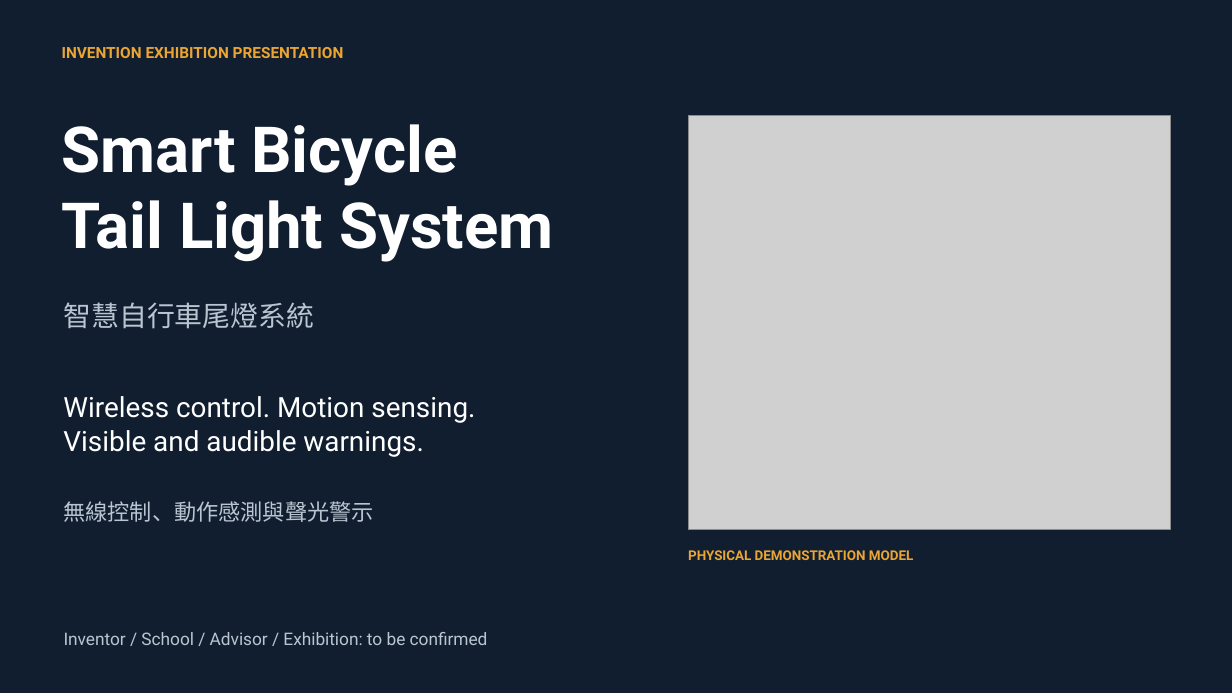
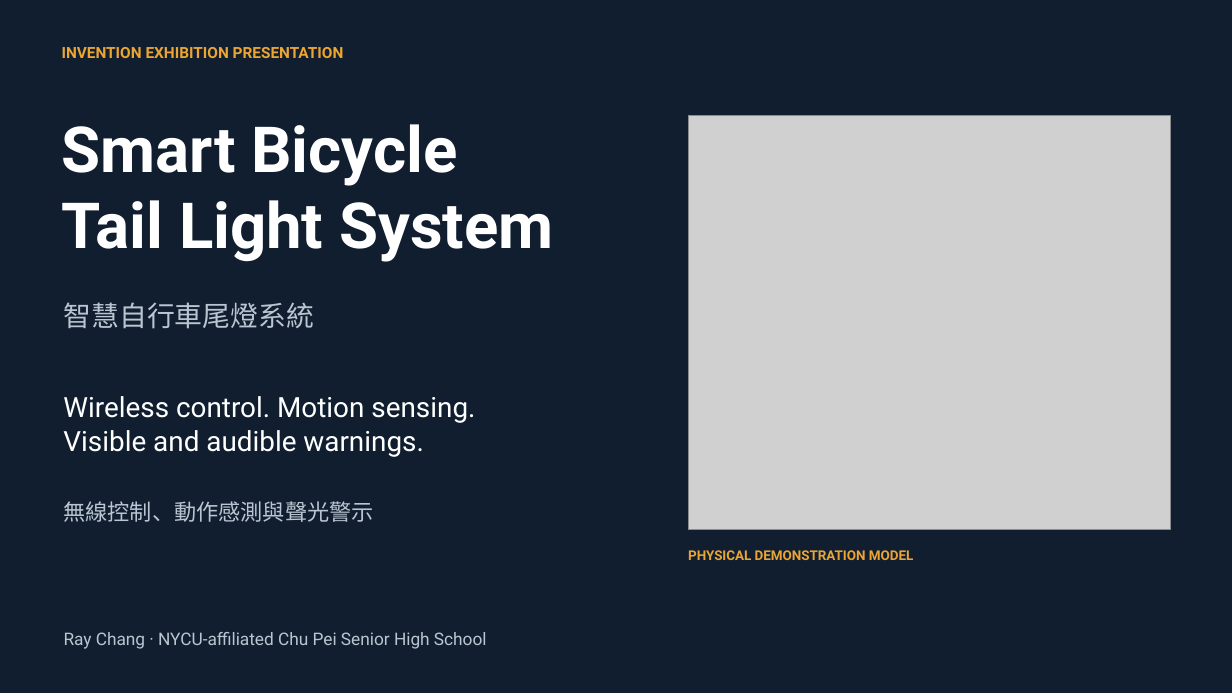
Before and after one commit to Raychang1227/bicycle-light, a slide deck: slide 1 of downloads/Exhibition-Presentation.pptx. Drawn at 1232x693 pixels with LibreOffice and Linux fonts; fonts in the diff are those of the drawing; grey boxes stand for pictures. Boxes give left, top, right and bottom in pixels: in the first picture for what was removed or moved away, otherwise in the second. Text is boxed around its words. In the diff, an @@ line names an element or a change of style, - is before the commit and + after.

Commit message:
Prepare bicycle light showcase for exhibition judges

```diff
--- a/downloads/Exhibition-Presentation.pptx
+++ b/downloads/Exhibition-Presentation.pptx
@@ text at [64, 632, 487, 649]: text changed @@
-Inventor / School / Advisor / Exhibition: to be confirmed
+Ray Chang · NYCU-affiliated Chu Pei Senior High School
```
Also in this commit, not shown: 6 other files.
